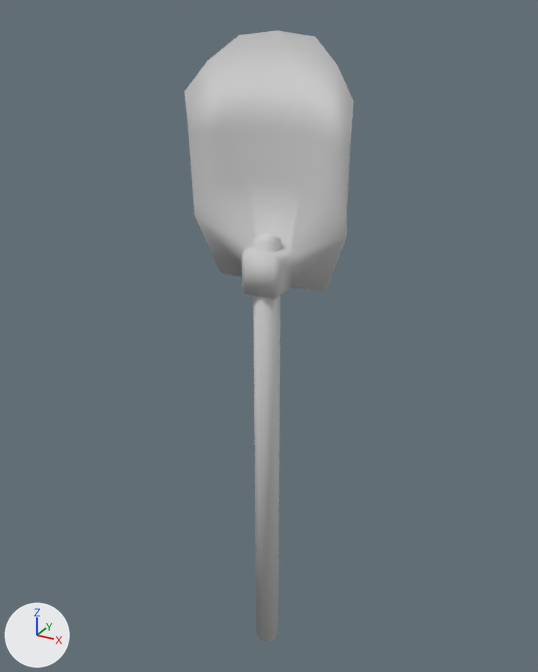
The OBJ model src/main/resources/assets/oversmith/models/item/shovel.obj: old version first, new version second.
Camera for both pictures: a 50 mm camera at (1.33, -2.41, 2.79) aimed at (-0.04, 0.08, 1.55). Arrows for +X, +Y and +Z are at lower left; the lights stay in place. Where no turn or scale is listed for an object, it has been applied to the vertices.

The scene before the commit, as lines of its bpy script (objects in view):
```python
mat_head = principled_material('head')
mat_head.base_color = (0.64, 0.64, 0.64)  # light grey #d1d1d1
mat_head.roughness = 0.69
mat_shaft = principled_material('shaft')
mat_shaft.base_color = (0.64, 0.64, 0.64)  # light grey #d1d1d1
mat_shaft.roughness = 0.69
me_shovel_cylinder = bpy.data.meshes.new('shovel_Cylinder')
me_shovel_cylinder.from_pydata(...)  # 87 vertices, 90 faces; spans x -0.34..0.34, y -0.06..0.08, z 0.0..2.73
# faces by material slot: [18, 72]
me_shovel_cylinder.materials.append(mat_shaft)  # light grey #d1d1d1
me_shovel_cylinder.materials.append(mat_head)  # light grey #d1d1d1
ob_shovel_cylinder = bpy.data.objects.new('shovel_Cylinder', me_shovel_cylinder)
ob_shovel_cylinder.location = (0.0, 0.0, 0.0)
```
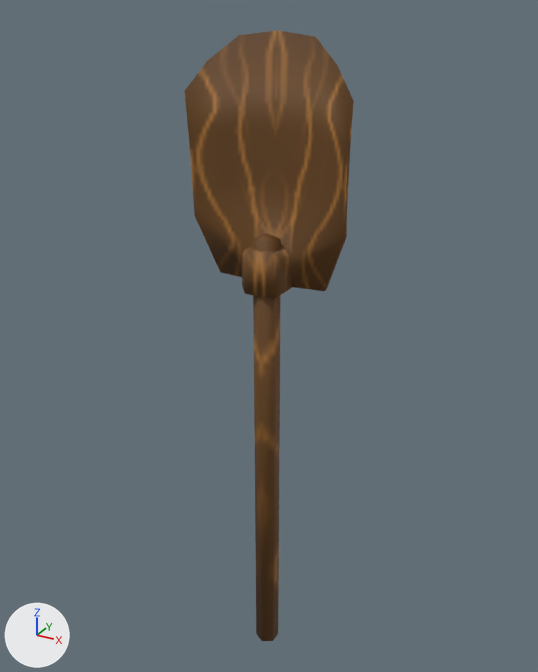
The newer file is also rescaled (x0.548), turned or shifted as a whole; pictures and numbers use the older file's frame.

Changed parts and their boxes (x1, y1, x2, y2) in the pictures (538 x 672 px):
```json
{"object": "shovel_Cylinder", "change": "surface changed", "before": [184, 30, 354, 641], "after": [184, 30, 354, 641], "on screen": "grey to brown"}
```

Edits to the scene script, one JSON object a line:
```json
{"op": "add", "block": "img_wood", "code": ["img_wood = load_image('wood', '../../textures/items/wood.png', 64, 64, 'sRGB')"]}
{"op": "remove", "block": "mat_shaft", "code": "mat_shaft.base_color = (0.64, 0.64, 0.64)  # light grey #d1d1d1"}
{"op": "add", "block": "mat_shaft", "code": "mat_shaft.texture = img_wood"}
{"op": "remove", "block": "mat_head", "code": "mat_head.base_color = (0.64, 0.64, 0.64)  # light grey #d1d1d1"}
{"op": "add", "block": "mat_head", "code": "mat_head.texture = img_wood"}
```
